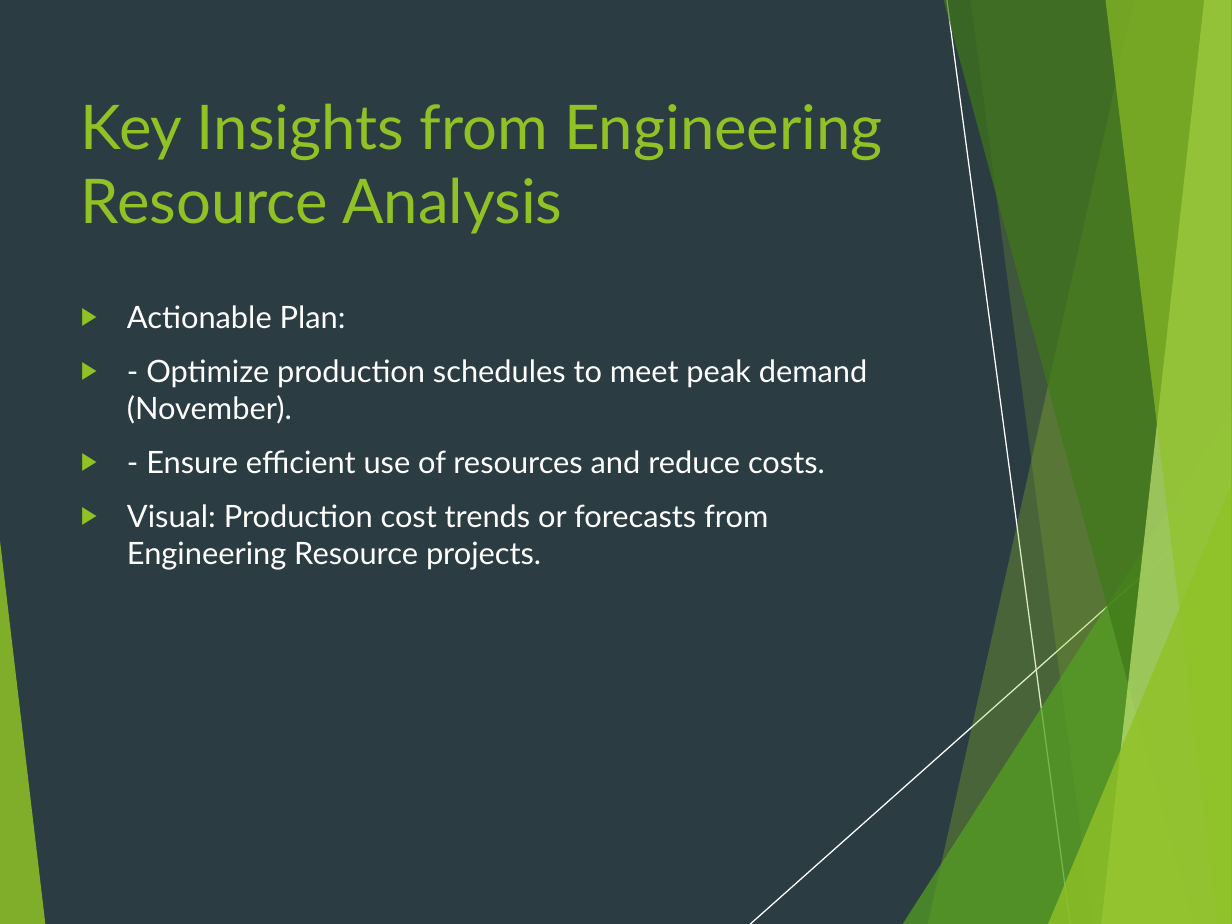
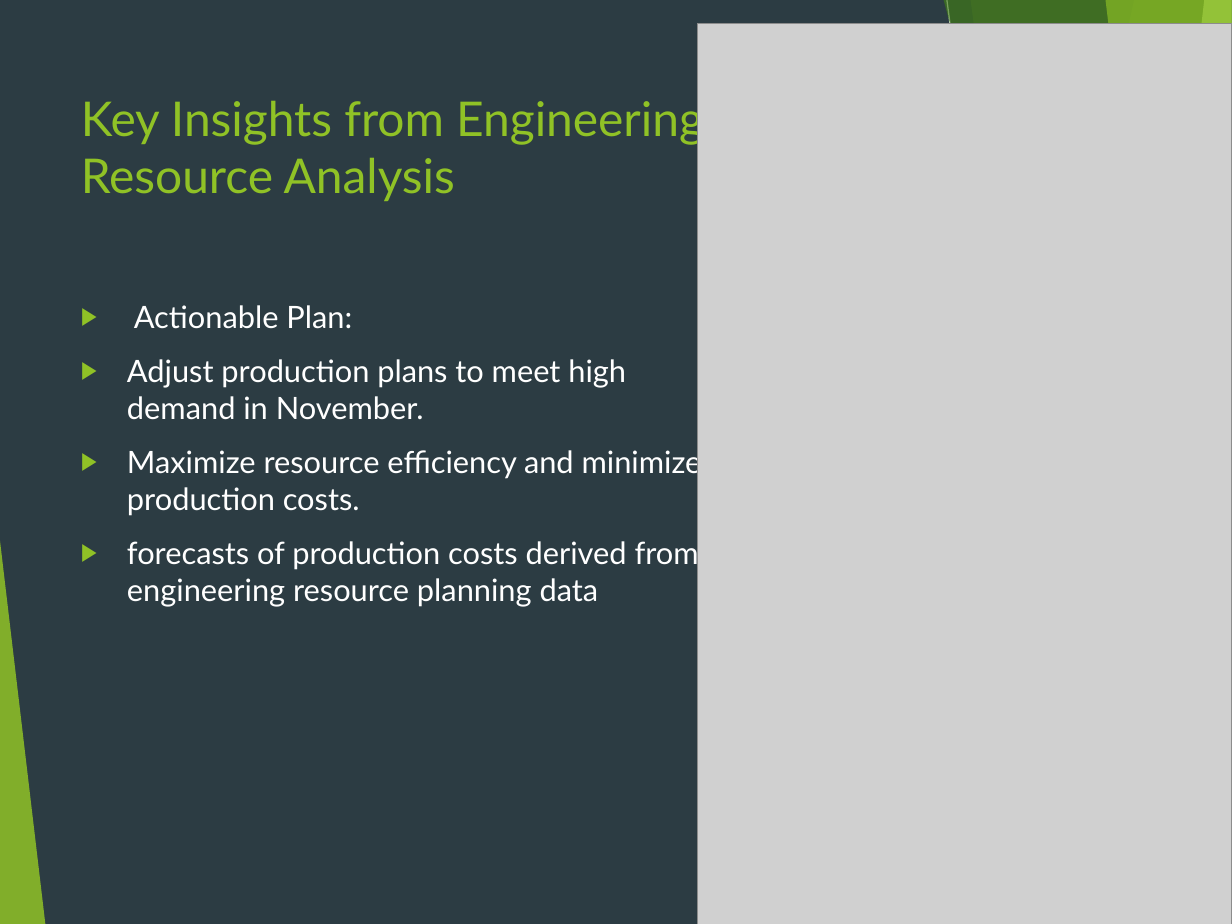
Before and after one commit to abduyea/Engineering-Resource-Analysis-and-Allocation, a slide deck: slide 3 of presentation/Timeless_Transport_Models_Presentatio.pptx. Drawn at 1232x924 pixels with LibreOffice and Linux fonts; fonts in the diff are those of the drawing; grey boxes stand for pictures. Boxes give left, top, right and bottom in pixels: in the first picture for what was removed or moved away, otherwise in the second. Text is boxed around its words. In the diff, an @@ line names an element or a change of style, - is before the commit and + after.

```diff
--- a/presentation/Timeless_Transport_Models_Presentatio.pptx
+++ b/presentation/Timeless_Transport_Models_Presentatio.pptx
@@ picture added at (697,23,1232,924) @@
@@ title "Key Insights from Engineering Resource ..." at (81,94,704,201): size 36 to 28 pt @@
@@ text at (127,359,702,607): text changed @@
-▶ - Optimize production schedules to meet peak demand (November).
-▶ - Ensure efficient use of resources and reduce costs.
-▶ Visual: Production cost trends or forecasts from Engineering Resource projects.
+▶ Adjust production plans to meet high demand in November.
+▶ Maximize resource efficiency and minimize production costs.
+▶ forecasts of production costs derived from engineering resource planning data
```
Also in this commit, not shown: 5 other slides changed, 1 slide added, 1 slide removed, 3 other files.
